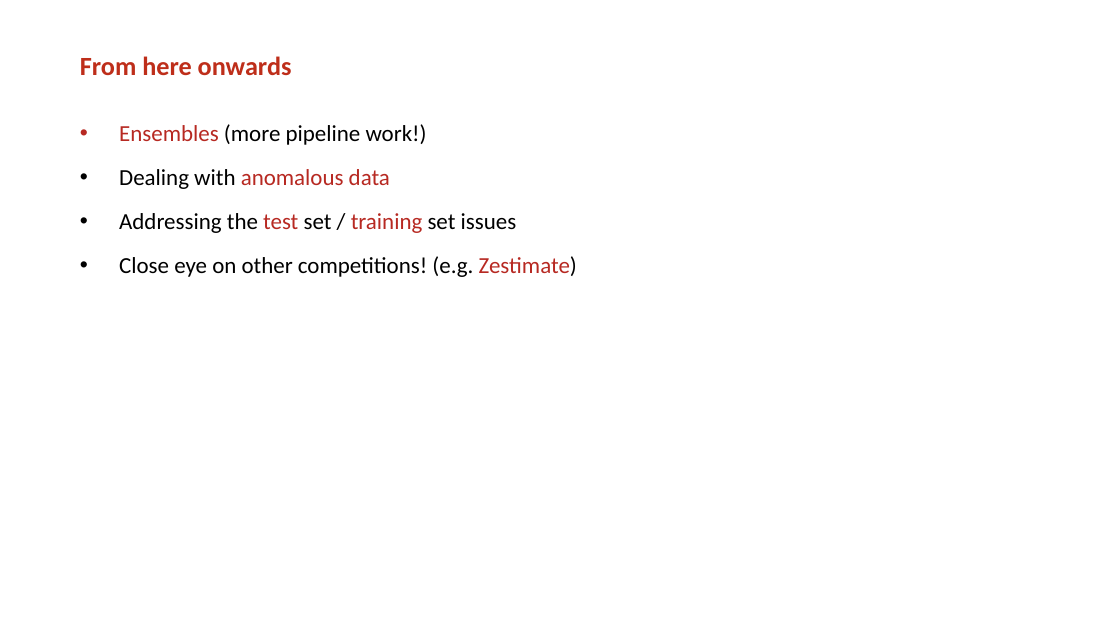
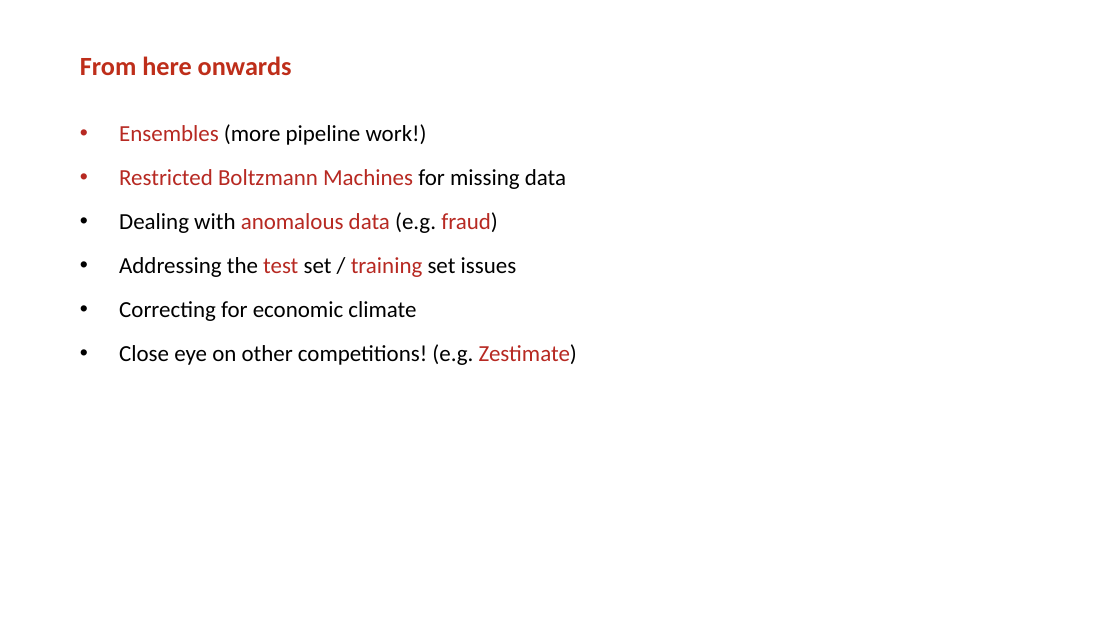
Before and after one commit to mrngm/Classified, a slide deck: slide 6 of Presentatie/Flashtalk 2 (Jeffrey).pptx. Drawn at 1120x630 pixels with LibreOffice and Linux fonts; fonts in the diff are those of the drawing; background and template pictures are left out. Boxes give left, top, right and bottom in pixels: in the first picture for what was removed or moved away, otherwise in the second. Text is boxed around its words. In the diff, an @@ line names an element or a change of style, - is before the commit and + after.

```diff
--- a/Presentatie/Flashtalk 2 (Jeffrey).pptx
+++ b/Presentatie/Flashtalk 2 (Jeffrey).pptx
@@ text at (119, 169, 566, 233): text changed @@
-• Dealing with anomalous data
+• Restricted Boltzmann Machines for missing data
+• Dealing with anomalous data (e.g. fraud)
@@ text at (119, 301, 416, 321): paragraph added @@
+• Correcting for economic climate
```
Also in this commit, not shown: 3 other slides changed.
